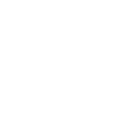
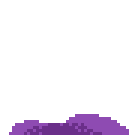
Layers edited between the first and the second 135 x 135 image:
added group "Attempt2" with 13 layers above "Attampt1" over [9, 114, 129, 135]
added layer "Layer 1" in group "Attempt2" over [9, 114, 129, 135]
